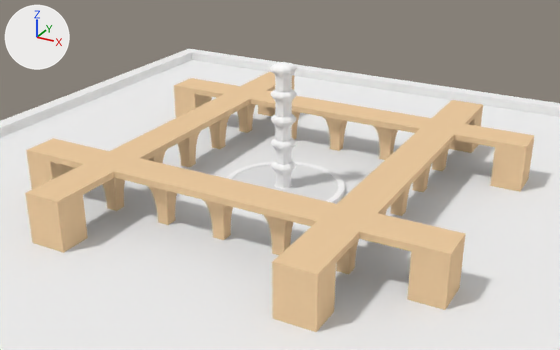
Before and after pictures for a commit that changed the Blender file data/levels/fountain/fountain.blend.
Camera for both pictures: a 50 mm lens placed at (56.5, -103.9, 54.4), pointed at (0.7, -2.4, 3.7). The axes (+X, +Y, +Z) are drawn at upper left. The lights are the same throughout.
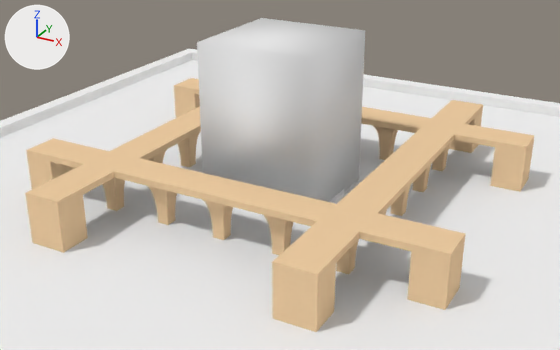
Where the change shows, as pixel boxes (x1, y1, x2, y2) in the pictures (560 x 350 px):
```json
{"object": "Cube", "change": "shown", "after": [197, 18, 365, 202]}
{"object": "Curve", "change": "unchanged, covered by the edit", "before": [225, 86, 431, 160], "after": [361, 107, 431, 160]}
{"object": "WaterSurface", "change": "unchanged, covered by the edit", "before": [231, 165, 338, 201]}
{"object": "FountainCore.001", "change": "unchanged, covered by the edit", "before": [270, 62, 297, 165]}
```

Edits to the scene script, one JSON object a line:
```json
{"op": "remove", "block": "ob_cube", "code": "ob_cube.hide_set(True)  # its collection is switched off"}
```
